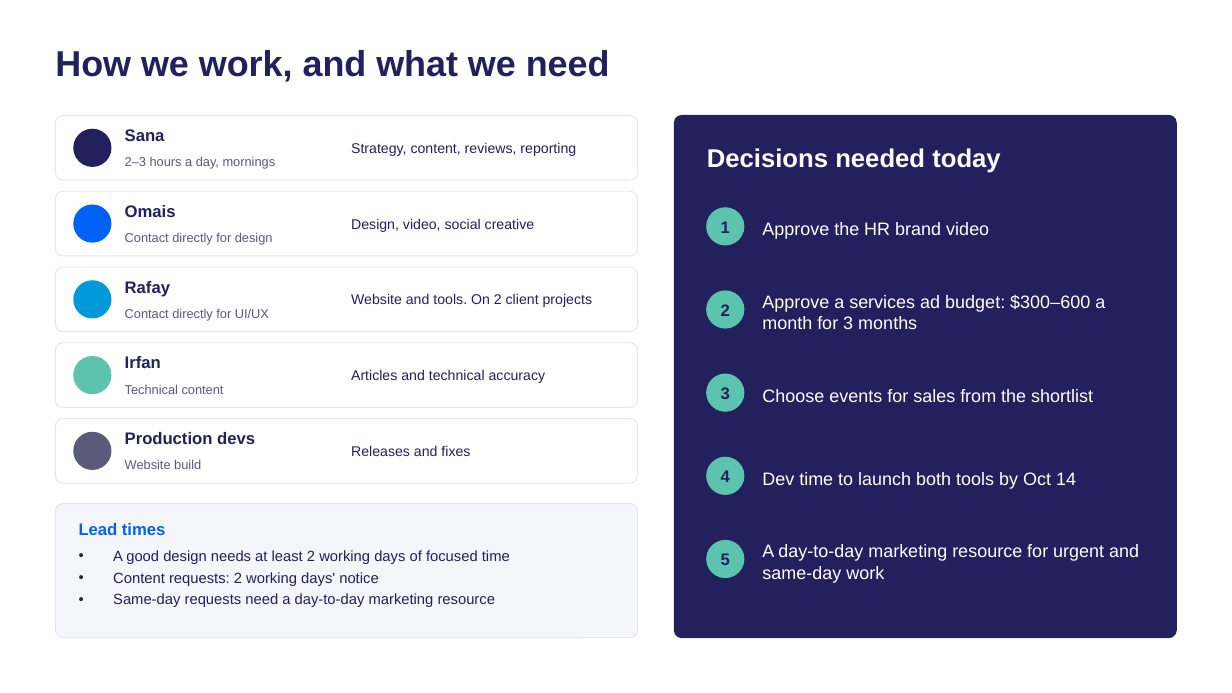
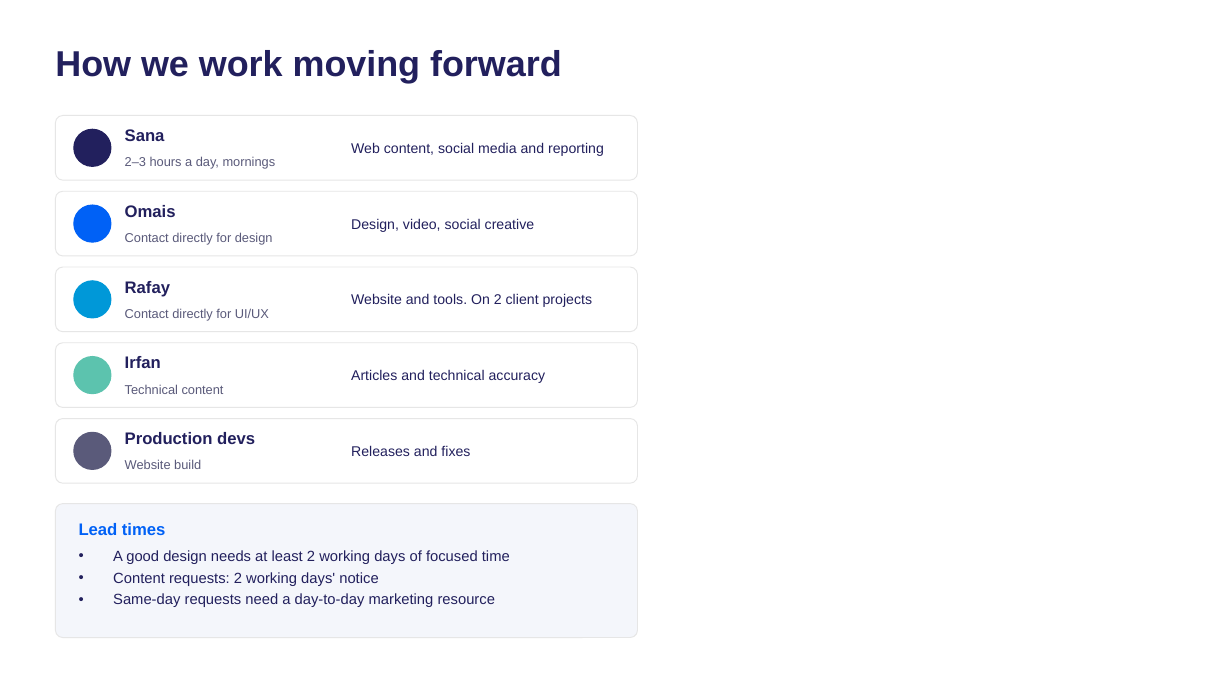
Before and after one commit to sqraza89-tech/repo, a slide deck: slide 6 of Notes/2026-09-24-xloop-marketing-q2-q3-v3.pptx (slide 7 before the commit). Drawn at 1232x693 pixels with LibreOffice and Linux fonts; fonts in the diff are those of the drawing. Boxes give left, top, right and bottom in pixels: in the first picture for what was removed or moved away, otherwise in the second. Text is boxed around its words. In the diff, an @@ line names an element or a change of style, - is before the commit and + after.

```diff
--- a/Notes/2026-09-24-xloop-marketing-q2-q3-v3.pptx
+++ b/Notes/2026-09-24-xloop-marketing-q2-q3-v3.pptx
@@ text at <box>55,50,562,83</box>: text changed @@
-How we work, and what we need
+How we work moving forward
@@ rounded rectangle removed at <box>675,116,1177,638</box> @@
@@ text at <box>351,142,604,156</box>: text changed @@
-Strategy, content, reviews, reporting
+Web content, social media and reporting
@@ text removed at <box>707,148,1000,173</box> @@
-Decisions needed today
@@ ellipse removed at <box>707,208,744,245</box> @@
@@ text removed at <box>721,221,730,233</box> @@
-1
@@ text removed at <box>762,222,989,239</box> @@
-Approve the HR brand video
@@ ellipse removed at <box>707,291,744,328</box> @@
@@ text removed at <box>762,294,1105,329</box> @@
-Approve a services ad budget: $300–600 a month for 3 months
@@ text removed at <box>721,304,730,316</box> @@
-2
@@ ellipse removed at <box>707,374,744,411</box> @@
@@ text removed at <box>721,387,730,399</box> @@
-3
@@ text removed at <box>762,389,1093,402</box> @@
-Choose events for sales from the shortlist
@@ ellipse removed at <box>707,457,744,494</box> @@
@@ text removed at <box>721,470,730,482</box> @@
-4
@@ text removed at <box>762,472,1076,489</box> @@
-Dev time to launch both tools by Oct 14
@@ ellipse removed at <box>707,541,744,578</box> @@
@@ text removed at <box>721,553,730,565</box> @@
-5
@@ text removed at <box>762,544,1139,583</box> @@
-A day-to-day marketing resource for urgent and same-day work
```
Also in this commit, not shown: 5 other slides changed, 1 slide removed, 1 other file.
